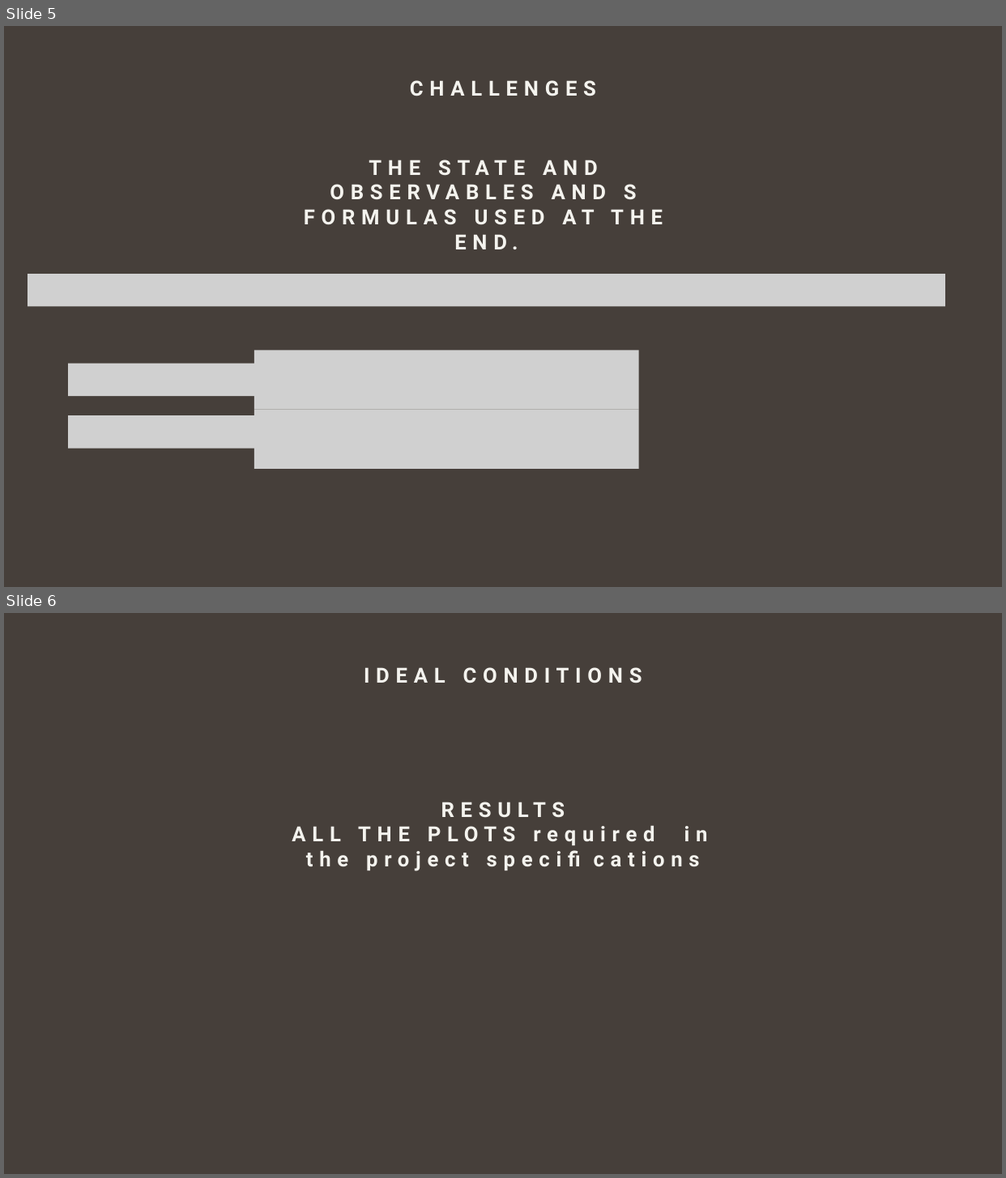
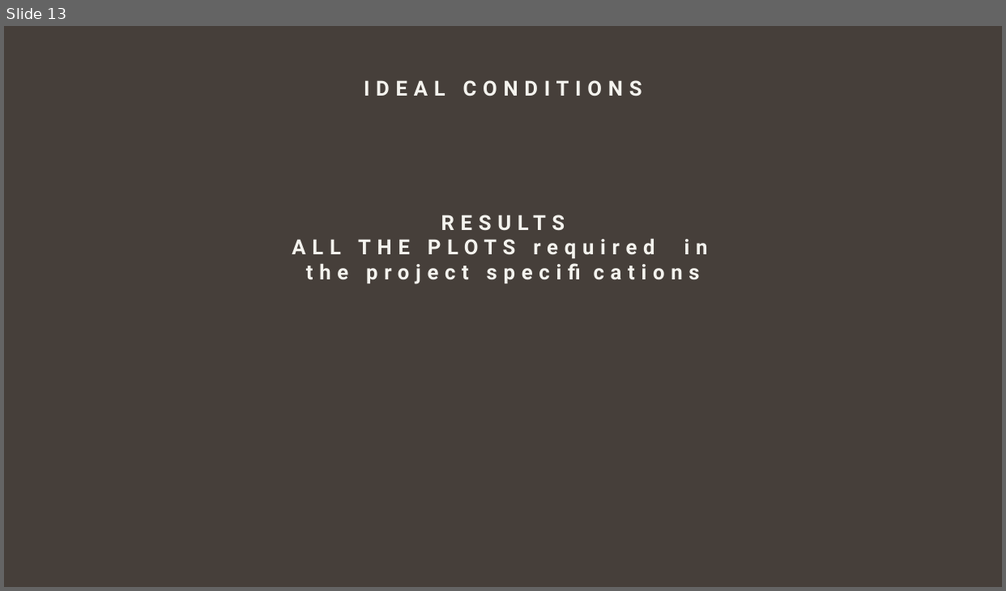
Before and after one commit to giovanniligato/E91-Protocol, a slide deck: Slides/E91 Protocol.pptx. Shown one above the other, each under a label of ours: slides 5 and 6 before the commit, slide 13 after it. The pictures are 1006x1178 and 1006x591 pixels, drawn with LibreOffice and Linux fonts; fonts in the diff are those of the drawing; grey boxes stand for pictures. Boxes give left, top, right and bottom in pixels: in the first picture for what was removed or moved away, otherwise in the second. Text is boxed around its words. In the diff, an @@ line names an element or a change of style, - is before the commit and + after.

Commit message:
docs(Slides): Progressed on presentation slides, adding the diagram of the specialized quantum circuit for Werner state generation.

```diff
--- a/Slides/E91 Protocol.pptx
+++ b/Slides/E91 Protocol.pptx
@@ slide 5 removed at [4,26,1002,587], background #463F3A @@
@@ text removed at [410,80,596,96] @@
-CHALLENGES
@@ text removed at [304,160,663,250] @@
-THE STATE AND OBSERVABLES AND S FORMULAS USED AT THE END.
@@ picture removed at [28,274,946,307] @@
@@ picture removed at [68,364,255,396] @@
@@ picture removed at [254,350,639,409] @@
@@ picture removed at [254,410,639,469] @@
@@ picture removed at [68,416,255,449] @@
@@ what was slide 6 is now slide 13 @@
```
Also in this commit, not shown: 3 slides changed, 10 slides added.
